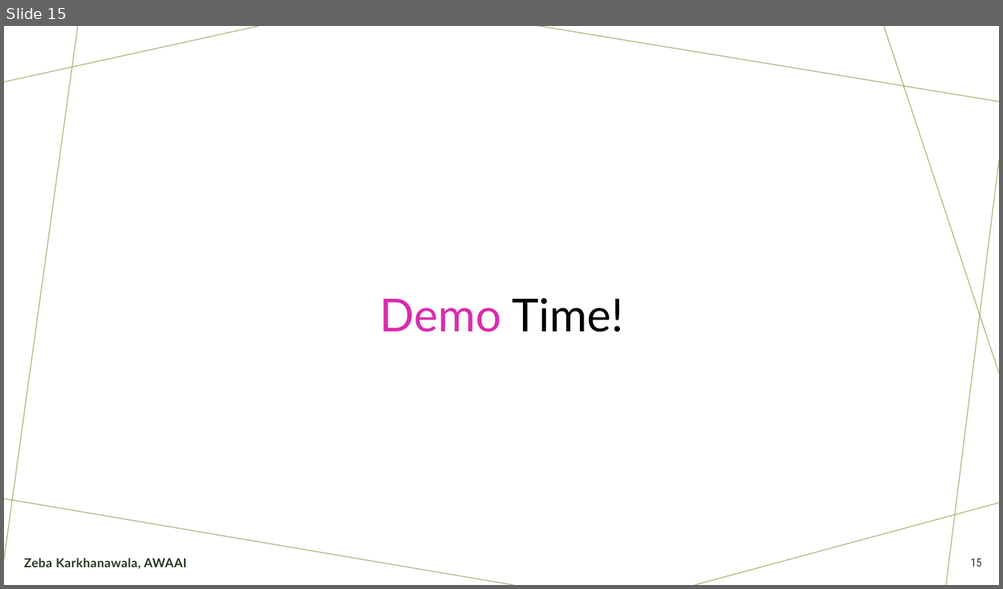
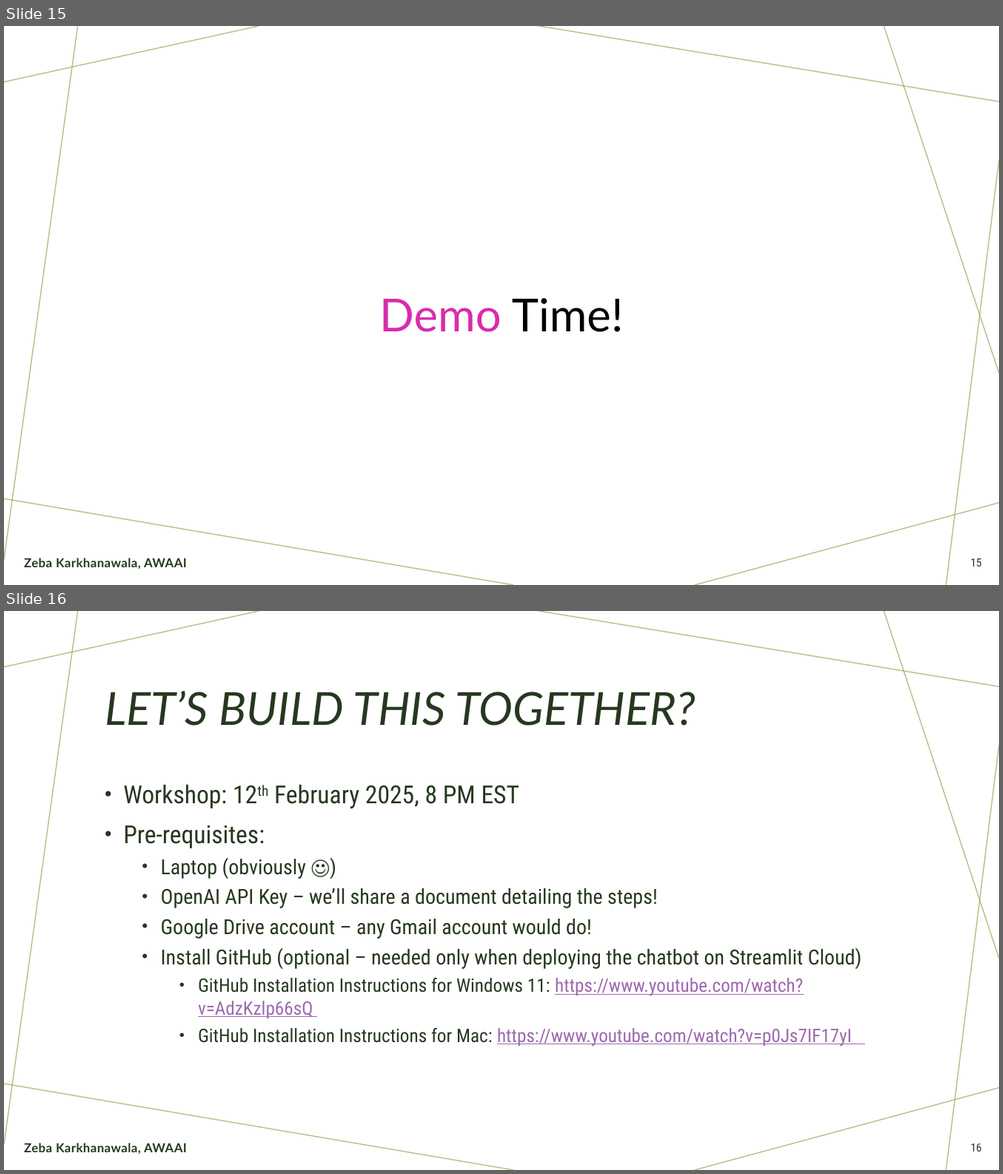
Before and after one commit to Zeba-karkhanawala/AWAAI-RAG-Demo, a slide deck: RAG_Demo_AWAAI.pptx. Shown one above the other, each under a label of ours: slide 15 before the commit, slides 15 and 16 after it. The pictures are 1003x589 and 1003x1174 pixels, drawn with LibreOffice and Linux fonts; fonts in the diff are those of the drawing. Boxes give left, top, right and bottom in pixels: in the first picture for what was removed or moved away, otherwise in the second. Text is boxed around its words. In the diff, an @@ line names an element or a change of style, - is before the commit and + after.

```diff
--- a/RAG_Demo_AWAAI.pptx
+++ b/RAG_Demo_AWAAI.pptx
@@ slide 16 added at (4,611,999,1170), background #FFFFFF; not listed: 7 template elements that a slide beside it also shows @@
@@ title added at (105,691,695,726), 44 pt, text #263820, italic @@
+LET’S BUILD THIS TOGETHER?
@@ text added at (123,784,862,1047), 20 pt, text #263820 @@
+• Workshop: 12th February 2025, 8 PM EST
+• Pre-requisites:
+  • Laptop (obviously ☺)
+  • OpenAI API Key – we’ll share a document detailing the steps!
+  • Google Drive account – any Gmail account would do!
+  • Install GitHub (optional – needed only when deploying the chatbot on Streamlit Cloud)
+    • GitHub Installation Instructions for Windows 11: https://www.youtube.com/watch?v=AdzKzlp66sQ
+    • GitHub Installation Instructions for Mac: https://www.youtube.com/watch?v=p0Js7IF17yI
@@ text added at (24,1143,187,1154), 12 pt, text #263820, bold @@
+Zeba Karkhanawala, AWAAI
@@ page number added at (970,1144,982,1152), 11 pt, text #263820 @@
+16
```
Also in this commit, not shown: 2 slides changed, 1 other file.
